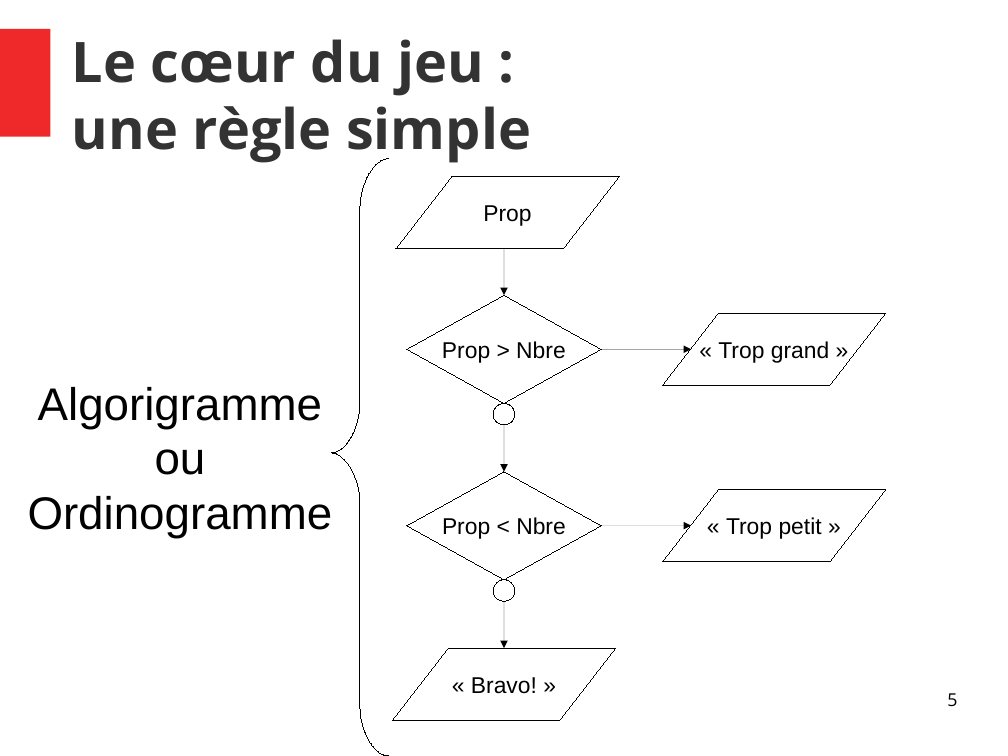
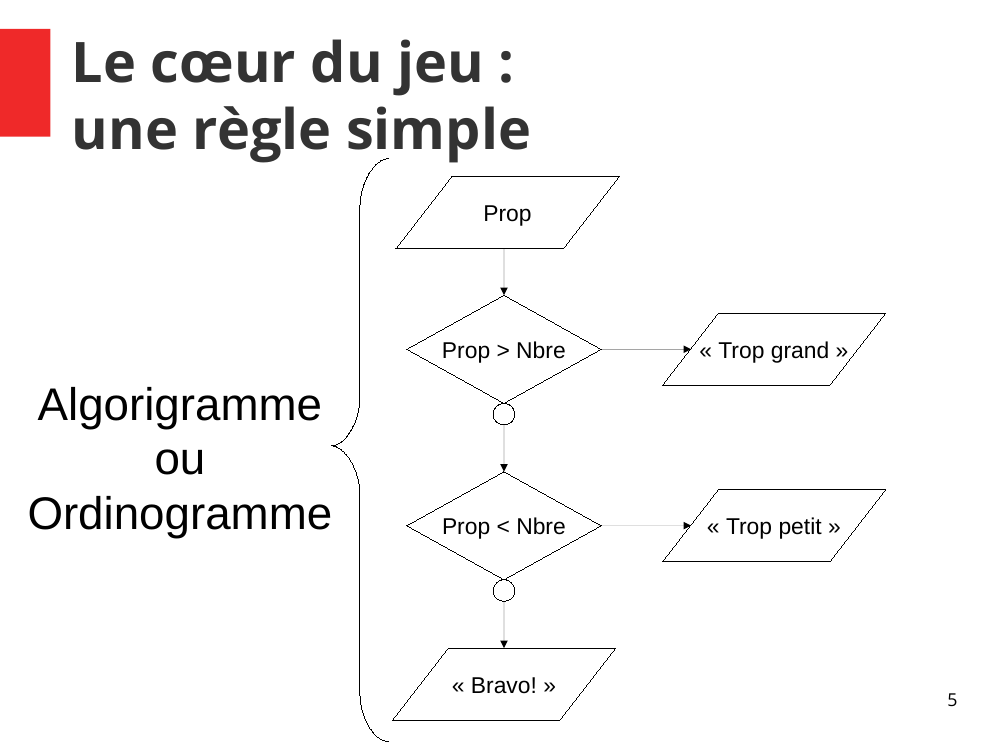
Before and after one commit to lfiack/sti2d2017, a slide deck: slide 5 of algorithmique/slides/slides.odp. Drawn at 1008x756 pixels with LibreOffice and Linux fonts; fonts in the diff are those of the drawing. Boxes give left, top, right and bottom in pixels: in the first picture for what was removed or moved away, otherwise in the second. Text is boxed around its words. In the diff, an @@ line names an element or a change of style, - is before the commit and + after.

```diff
--- a/algorithmique/slides/slides.odp
+++ b/algorithmique/slides/slides.odp
@@ freeform shape: place and size @@
-freeform shape at [331,158,389,756]
+freeform shape at [331,158,389,742]
```
Also in this commit, not shown: 4 other files.
